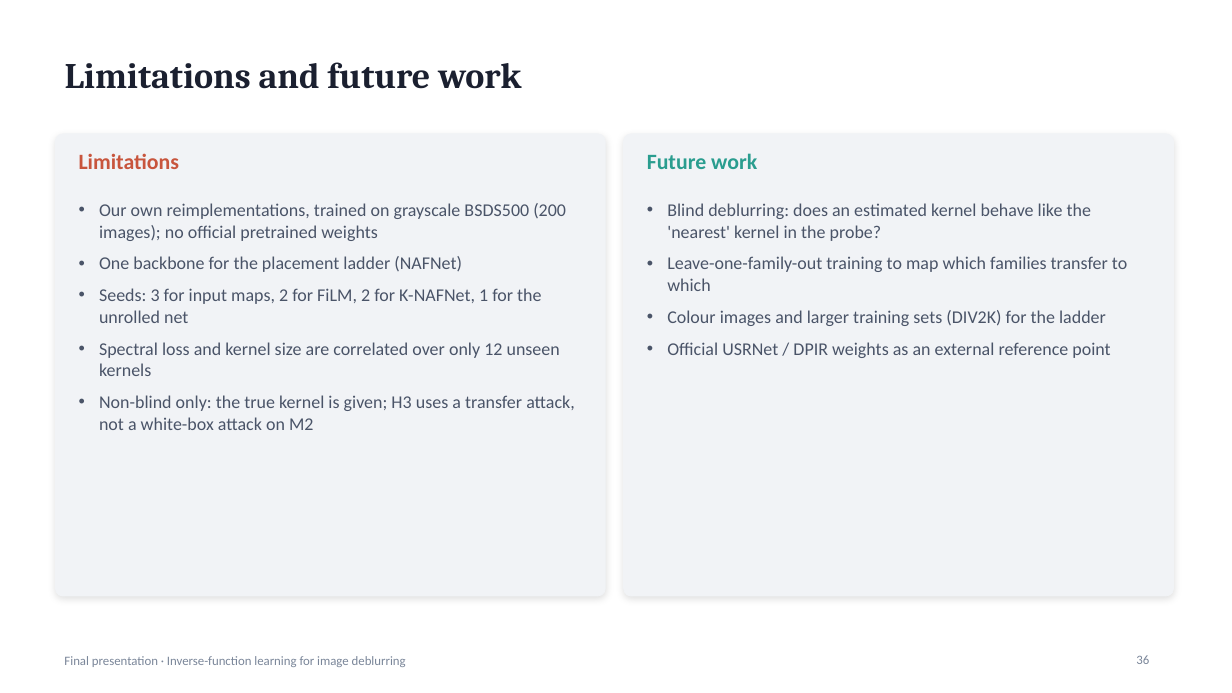
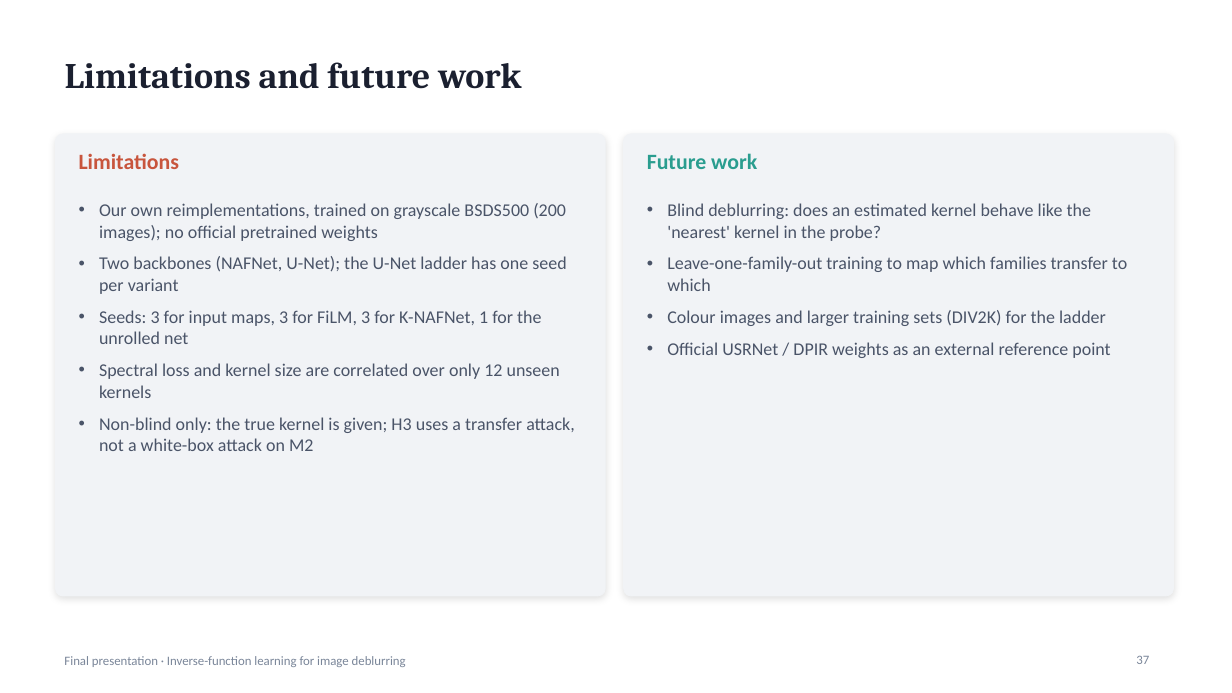
Before and after one commit to suryamanoj4/Inverse-Deblur, a slide deck: slide 37 of report/final_presentation.pptx (slide 36 before the commit). Drawn at 1232x693 pixels with LibreOffice and Linux fonts; fonts in the diff are those of the drawing. Boxes give left, top, right and bottom in pixels: in the first picture for what was removed or moved away, otherwise in the second. Text is boxed around its words. In the diff, an @@ line names an element or a change of style, - is before the commit and + after.

```diff
--- a/report/final_presentation.pptx
+++ b/report/final_presentation.pptx
@@ text at box(99, 256, 566, 344): text changed @@
-• One backbone for the placement ladder (NAFNet)
-• Seeds: 3 for input maps, 2 for FiLM, 2 for K-NAFNet, 1 for the unrolled net
+• Two backbones (NAFNet, U-Net); the U-Net ladder has one seed per variant
+• Seeds: 3 for input maps, 3 for FiLM, 3 for K-NAFNet, 1 for the unrolled net
@@ page number at box(1136, 656, 1149, 664): text changed @@
-36
+37
```
Also in this commit, not shown: 6 other slides changed, 1 slide added, 4 other files.
